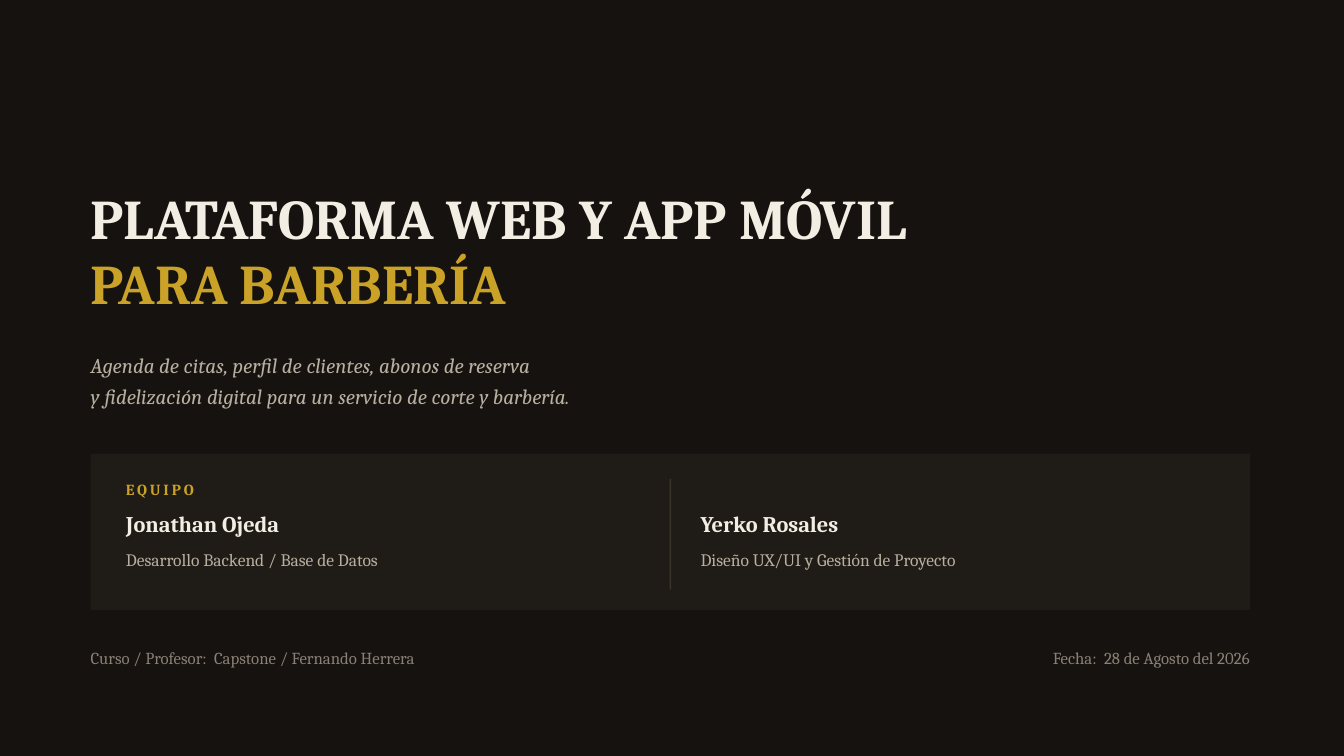
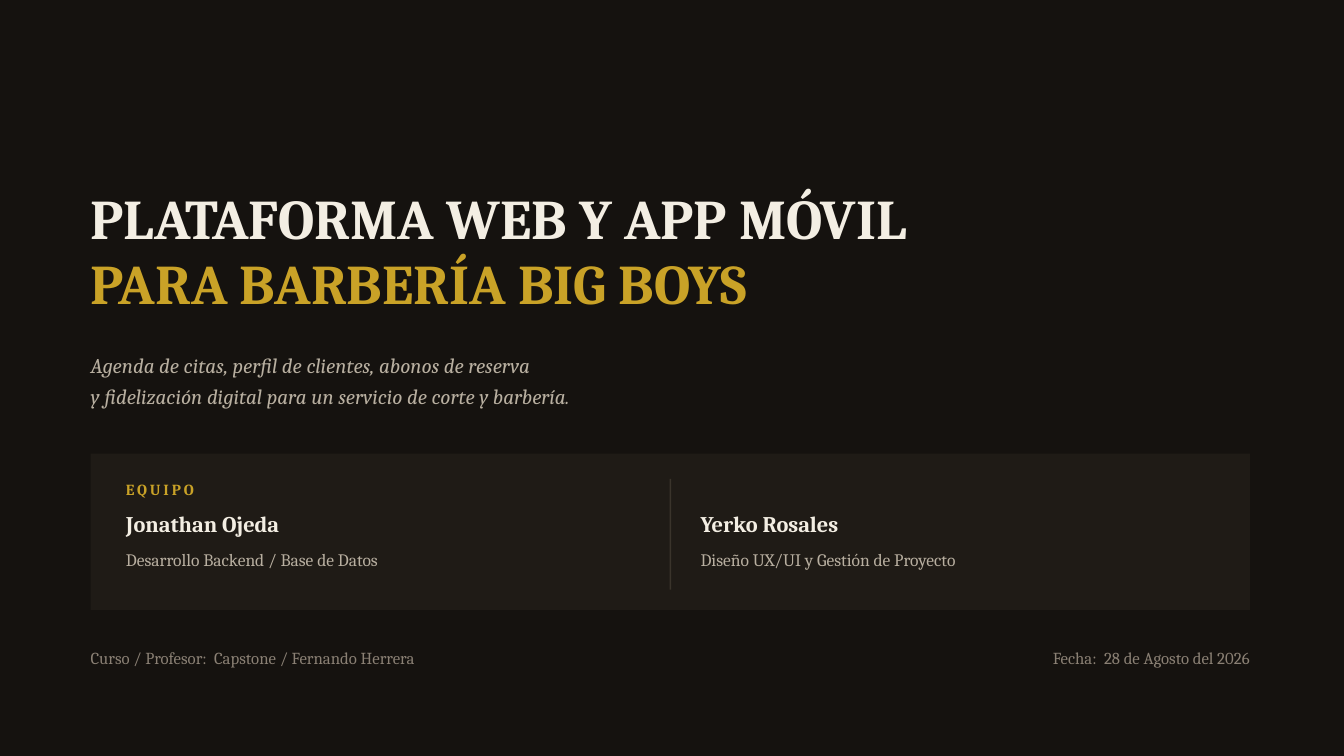
Before and after one commit to Yerko-Rosales/Proyecto_Barberia, a slide deck: slide 1 of Fase 1/Evidencias Grupales/Presentación Proyecto.pptx. Drawn at 1344x756 pixels with LibreOffice and Linux fonts; fonts in the diff are those of the drawing. Boxes give left, top, right and bottom in pixels: in the first picture for what was removed or moved away, otherwise in the second. Text is boxed around its words. In the diff, an @@ line names an element or a change of style, - is before the commit and + after.

```diff
--- a/Fase 1/Evidencias Grupales/Presentación Proyecto.pptx
+++ b/Fase 1/Evidencias Grupales/Presentación Proyecto.pptx
@@ text at (91,253,747,305): text changed @@
-PARA BARBERÍA
+PARA BARBERÍA BIG BOYS
```
Also in this commit, not shown: 13 other slides changed, 1 other file.
